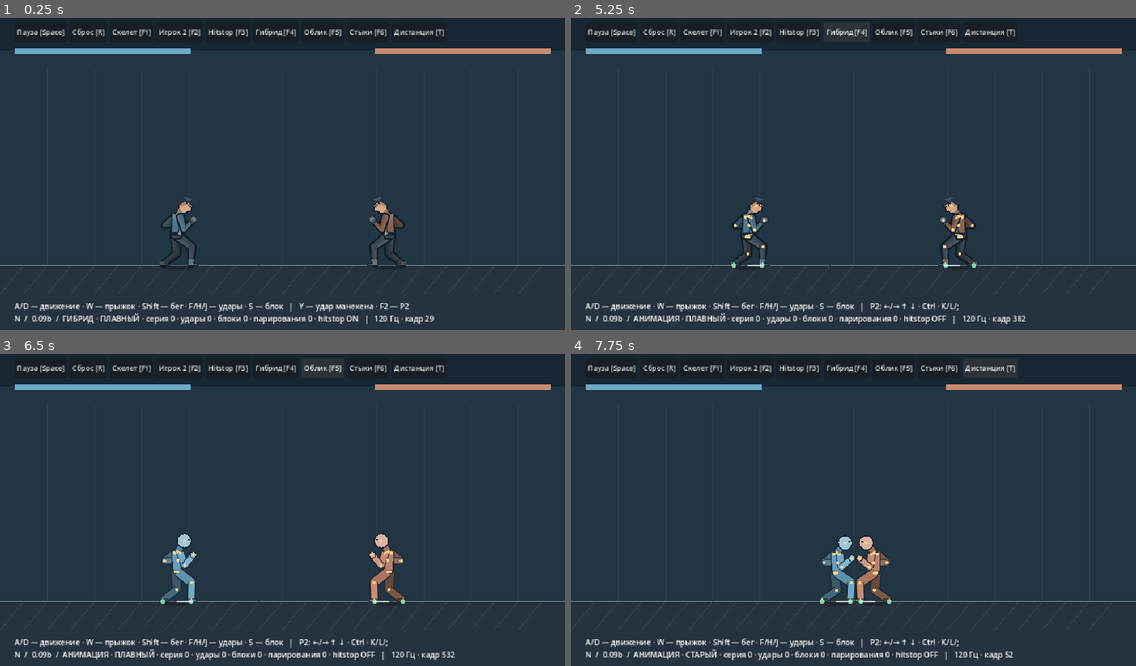
Above: before the commit, frames 1-4 (two rows, left to right).
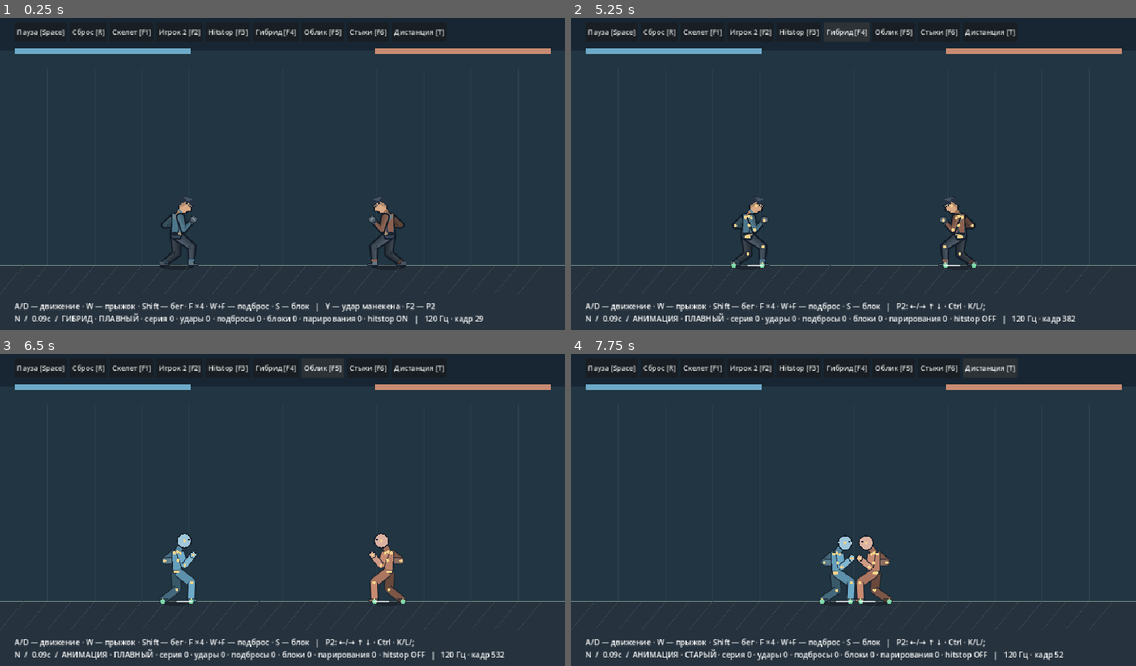
Above: after the commit, the same moments.

Repository: Mefits/Project-N
Game: Godot game, scene res://game/arena.tscn
The game is run twice, just before and just after one commit, with the same random seed, the same clock (stepped at 60 frames per second) and the same inputs.
Inputs:
- Up to frame 1 (0.25 s): no input
- Up to frame 2 (5.25 s): click "Пауза [Space]" at 0.5 s; click "Пуск [Space]" at 1.25 s; click "Сброс [R]" at 2 s; click "Скелет [F1]" at 2.75 s; click "Игрок 2 [F2]" at 3.5 s; click "Hitstop [F3]" at 4.25 s; click "Гибрид [F4]" at 5 s
- Up to frame 3 (6.5 s): click "Облик [F5]" at 5.75 s
- Up to frame 4 (7.75 s): click "Стыки [F6]" at 6.5 s; click "Дистанция [T]" at 7.25 s

The runs differ from the first frame. In frame 1, 1.6% of the frame differs, in the area x 8-86%, y 91-99%; in frame 2, 1.6%; in frame 3, 1.6%; in frame 4, 1.5%.

Commit message:
N 0.09c: alternate uppercut launcher with ballistic hurt flight and landing

Diff:
--- a/game/arena.gd
+++ b/game/arena.gd
@@ -99,14 +99,14 @@
 func _held(key:Key)->bool:return Input.is_physical_key_pressed(key)
 func _physics_process(dt:float)->void:
     if paused:return
-    var left:Dictionary={"move":float(_held(KEY_D))-float(_held(KEY_A)),"jump":_held(KEY_W),"run":_held(KEY_SHIFT),"jab":_held(KEY_F),"heavy":_held(KEY_H),"kick":_held(KEY_J),"guard":_held(KEY_S)}
-    var right:Dictionary={"jab":dummy_jab} if single_player else {"move":float(_held(KEY_RIGHT))-float(_held(KEY_LEFT)),"jump":_held(KEY_UP),"run":_held(KEY_CTRL),"jab":_held(KEY_K),"heavy":_held(KEY_L),"kick":_held(KEY_SEMICOLON),"guard":_held(KEY_DOWN)}
+    var left:Dictionary={"move":float(_held(KEY_D))-float(_held(KEY_A)),"jump":_held(KEY_W) and not _held(KEY_F),"launch":_held(KEY_W),"run":_held(KEY_SHIFT),"jab":_held(KEY_F),"heavy":_held(KEY_H),"kick":_held(KEY_J),"guard":_held(KEY_S)}
+    var right:Dictionary={"jab":dummy_jab} if single_player else {"move":float(_held(KEY_RIGHT))-float(_held(KEY_LEFT)),"jump":_held(KEY_UP) and not _held(KEY_K),"launch":_held(KEY_UP),"run":_held(KEY_CTRL),"jab":_held(KEY_K),"heavy":_held(KEY_L),"kick":_held(KEY_SEMICOLON),"guard":_held(KEY_DOWN)}
     dummy_jab=false
     world.advance(dt,left,right)
     _hud()
     queue_redraw()
 func _hud()->void:
-    hud.text="A/D — движение · W — прыжок · Shift — бег · F/H/J — удары · S — блок   |   "+("Y — удар манекена · F2 — P2" if single_player else "P2: ←/→ ↑ ↓ · Ctrl · K/L/;")+"\nN  /  0.09b  /  "+("ГИБРИД" if world.hybrid_enabled else "АНИМАЦИЯ")+" · "+("ПЛАВНЫЙ" if smooth_skin else "СТАРЫЙ")+" · серия "+str(world.jab_a.chain_count)+" · удары "+str(world.hits)+" · блоки "+str(world.blocks)+" · пар …(157 unchanged characters)…
+    hud.text="A/D — движение · W — прыжок · Shift — бег · F ×4 · W+F — подброс · S — блок   |   "+("Y — удар манекена · F2 — P2" if single_player else "P2: ←/→ ↑ ↓ · Ctrl · K/L/;")+"\nN  /  0.09c  /  "+("ГИБРИД" if world.hybrid_enabled else "АНИМАЦИЯ")+" · "+("ПЛАВНЫЙ" if smooth_skin else "СТАРЫЙ")+" · серия "+str(world.jab_a.chain_count)+" · удары "+str(world.hits)+" · подбросы "+str(world.launches)+" · блоки "+str(world.blocks)+" · пар …(157 unchanged characters)…
 func _segment(a:Vector2,b:Vector2,width:float,c:Color)->void:
     draw_line(a,b,Color("#17202b"),width+3,true)
     draw_line(a,b,c,width,true)
--- a/game/jab.gd
+++ b/game/jab.gd
@@ -3,6 +3,7 @@
 const REACTION=preload("res://game/impact_reaction.gd")
 const KICK=preload("res://game/kick_pose.gd")
 const CHAIN=preload("res://game/chain_pose.gd")
+const LAUNCH=preload("res://game/launch_pose.gd")
 const BUFFER_TICKS=22
 const BLEND_TICKS=5
 const HEAVY_DURATION=58
@@ -61,6 +62,8 @@
 var hurt_heavy:bool=false
 var hurt_style:String=""
 var finish_pending:int=0
+var launch_requested:bool=false
+var launch_buffer:bool=false
 var age:int=-1
 var hurt:int=0
 var hp:int=100
@@ -73,7 +76,7 @@
 var transition_pose:Dictionary={}
 var latch:bool=false
 var queued:bool=false
-func capture(pressed:bool,heavy:bool=false,kick:bool=false,guard:bool=false)->void:
+func capture(pressed:bool,heavy:bool=false,kick:bool=false,guard:bool=false,launch:bool=false)->void:
     if guard and not guard_held:guard_edge=true
     guard_held=guard
     if kick and not kick_latch:
@@ -85,10 +88,12 @@
     elif pressed and not latch:
         queued=true
         queued_kind="jab"
+        launch_requested=launch
     latch=pressed
     heavy_latch=heavy
     kick_latch=kick
 func duration()->int:
+    if kind=="launcher":return LAUNCH.DURATION
     if kind in ["cross","hook"]:return CHAIN.DURATION
     if kind=="finisher":return 56
     if kind=="kick":return KICK.DURATION
@@ -103,6 +108,7 @@
     return p
 func kicking()->bool:return kind in ["kick","finisher"] and age>=0
 func profile()->Dictionary:
+    if kind=="launcher":return {"damage":LAUNCH.DAMAGE,"knockback":100.0,"hurt":116,"freeze":8,"strength":1.65,"heavy":true,"style":"launcher","lift":LAUNCH.LIFT}
     if kind=="cross":return {"damage":9,"knockback":85.0,"hurt":32,"freeze":4,"strength":.85,"heavy":false,"style":"cross"}
     if kind=="hook":return {"damage":16,"knockback":70.0,"hurt":48,"freeze":7,"strength":1.3,"heavy":true,"style":"hook"}
     if kind=="finisher":return {"damage":24,"knockback":260.0,"hurt":50,"freeze":9,"strength":2.1,"heavy":true,"style":"finisher"}
@@ -120,13 +126,26 @@
             age=-1
             chain_count=0
             chain_buffer=0
+            launch_buffer=false
             transition_pose={}
     if queued and queued_kind=="jab" and kind in ["jab","cross","hook"] and age>=0 and hurt==0:
         chain_buffer=BUFFER_TICKS
+        launch_buffer=kind=="hook" and launch_requested
         queued=false
     var cancel:int=19 if kind=="jab" else CHAIN.CANCEL_FROM
     if kind=="hook" and age>=cancel and chain_buffer>0 and contact_hit and hurt==0 and hp>0:
-        if finish_pending==0:finish_pending=40
+        if launch_buffer:
+            transition_pose=_attack_pose()
+            kind="launcher"
+            age=0
+            connected=false
+            contact_hit=false
+            chain_count=4
+            peak_chain=maxi(peak_chain,chain_count)
+            attacks+=1
+            finish_pending=0
+        elif finish_pending==0:finish_pending=40
+        launch_buffer=false
         chain_buffer=0
     if finish_pending>0 and kind=="hook" and age>=0 and hurt==0 and m.grounded and m.swing<0 and absf(m.velocity.x)<=20:
         transition_pose=_attack_pose()
@@ -186,6 +205,7 @@
     queued=false
 func locked()->bool:return age>=0 or hurt>0 or hp<=0 or blockstun>0
 func active()->bool:
+    if kind=="launcher":return age>=LAUNCH.ACTIVE_FROM and age<=LAUNCH.ACTIVE_TO and not connected
     if kind=="finisher":return age>=17 and age<=24 and not connected
     if kind in ["cross","hook"]:return age>=CHAIN.ACTIVE_FROM and age<=CHAIN.ACTIVE_TO and not connected
     if kind=="kick":return age>=KICK.ACTIVE_FROM and age<=KICK.ACTIVE_TO and not connected
@@ -204,6 +224,7 @@
     blockstun=0
 func punish_parried(m,direction:int)->void:
     chain_buffer=0
+    launch_buffer=false
     finish_pending=0
     chain_count=0
     transition_pose={}
@@ -220,6 +241,8 @@
     m.velocity.x=24.0*direction
     reaction.impulse(.6,.8,float(direction*m.facing))
 func receive(m,direction:int,attack:Dictionary,lever:float)->void:
+    finish_pending=0
+    launch_buffer=false
     chain_buffer=0
     chain_count=0
     transition_pose={}
@@ -237,9 +260,12 @@
     kick_pending=0
     m.velocity.x=float(attack.knockback)*direction
     reaction.impulse(float(attack.strength),lever,float(direction*m.facing))
+    if attack.has("lift"):m.launch(float(attack.lift))
 func pose(hybrid:bool=false)->Dictionary:
     if hurt>0:
         var u:float=float(hurt)/hurt_total
+        if hurt_style=="launcher":
+            return {"weight":u*(.75 if hybrid else 1.0),"hip":Vector2(-3,-48),"lean":-30.0,"lead":Vector2(5,21),"rear":Vector2(-9,15),"twist":.55}
         if hurt_style in ["cross","hook","finisher"]:
             var lean:float=-13.0 if hurt_style=="cross" else (-22.0 if hurt_style=="hook" else -34.0)
             return {"weight":u*(.6 if hybrid else 1.0),"hip":Vector2(-4,-48 if hurt_style=="cross" else -43),"lean":lean,"lead":Vector2(9,15) if hurt_style=="cross" else Vector2(-4,18),"rear":Vector2(2,7) if hurt_style=="cross" else Vector2(14,22),"twist":-.6 if hurt_style=="cross" else .7}
@@ -255,8 +281,8 @@
     return _attack_pose()
 func _attack_pose()->Dictionary:
     if kind=="kick":return KICK.pose(age)
-    if kind in ["cross","hook","finisher"]:
-        var target:Dictionary=KICK.pose(int(float(age)*64.0/56.0)) if kind=="finisher" else CHAIN.pose(kind,age)
+    if kind in ["cross","hook","finisher","launcher"]:
+        var target:Dictionary=LAUNCH.pose(age) if kind=="launcher" else (KICK.pose(int(float(age)*64.0/56.0)) if kind=="finisher" else CHAIN.pose(kind,age))
         if not transition_pose.is_empty() and age<BLEND_TICKS:
             var blend:float=smoothstep(0.0,float(BLEND_TICKS),float(age))
             var mixed:Dictionary={"weight":lerpf(float(transition_pose.weight),float(target.weight),blend),"hip":Vector …(323 unchanged characters)…
--- /dev/null
+++ b/game/launch_pose.gd
@@ -0,0 +1,27 @@
+extends RefCounted
+## Rising strike from the linked hook, in facing-right local space.
+const DURATION=44
+const ACTIVE_FROM=10
+const ACTIVE_TO=19
+const LIFT=440.0
+const DAMAGE=20
+const KEYS=[
+    [0,1.0,Vector2(4,-49),14.0,Vector2(24,12),Vector2(9,10)],
+    [6,1.0,Vector2(0,-42),16.0,Vector2(17,25),Vector2(5,11)],
+    [10,1.0,Vector2(8,-49),30.0,Vector2(40,7),Vector2(2,12)],
+    [14,1.0,Vector2(10,-55),30.0,Vector2(38,-16),Vector2(3,14)],
+    [19,1.0,Vector2(6,-55),19.0,Vector2(25,-33),Vector2(8,10)],
+    [26,1.0,Vector2(2,-51),6.0,Vector2(16,-7),Vector2(8,9)],
+    [44,0.0,Vector2(0,-50),0.0,Vector2(20,0),Vector2(7,10)]
+]
+static func pose(t:int)->Dictionary:
+    var a:Array=KEYS[0]
+    var b:Array=KEYS[1]
+    for i in range(1,KEYS.size()):
+        if t<=int(KEYS[i][0]):
+            a=KEYS[i-1]
+            b=KEYS[i]
+            break
+    var u:float=clampf(float(t-int(a[0]))/float(int(b[0])-int(a[0])),0,1)
+    u=u*u*(3-2*u)
+    return {"weight":lerpf(float(a[1]),float(b[1]),u),"hip":Vector2(a[2]).lerp(b[2],u),"lean":lerpf(float(a[3]),float(b[3]),u),"lead":Vector2(a[4]).lerp(b[4],u),"rear":Vector2(a[5]).lerp(b[5],u),"twist":-.6*sin(clampf(float(t)/26,0,1)*PI)}
--- a/game/motion_pose.gd
+++ b/game/motion_pose.gd
@@ -5,6 +5,13 @@
 static func air(m,side:int)->Dictionary:
     var s:float=1.0 if side==0 else -1.0
     var t:float=m.airborne_time
+    if m.launched:
+        var tuck_launch:float=smoothstep(0.0,.13,t)*(1.0-smoothstep(.60,.86,t))
+        var start:Vector2=Vector2(s*24,-2)
+        if m.takeoff_feet.size()==2:start=m.takeoff_feet[side]
+        var target:Vector2=Vector2(27 if side==0 else -13,-24 if side==0 else -11)
+        var foot:Vector2=start.lerp(target,smoothstep(0.0,.15,t)).lerp(Vector2(s*24,-2),smoothstep(.60,.86,t))
+        return {"foot":foot,"hand":Vector2(5,18),"lean":-28.0*tuck_launch,"hip_y":-50.0+5.0*tuck_launch,"phase":clampf(t/.88,0,1)}
     var phase:float=clampf(t/.78,0,1)
     var takeoff:float=smoothstep(0.0,.12,t)
     var tuck:float=smoothstep(.07,.29,t)*(1.0-smoothstep(.43,.70,t))
--- a/game/motor.gd
+++ b/game/motor.gd
@@ -14,6 +14,7 @@
 var velocity:=Vector2.ZERO
 var facing:int=1
 var grounded:bool=true
+var launched:bool=false
 var feet:Array[Vector2]=[]
 var swing:int=-1
 var next_foot:int=0
@@ -68,6 +69,17 @@
     swing_to=Vector2(clampf(pos.x+ahead,32,928),FLOOR)
     swing_t=0
     next_foot=1-index
+func launch(speed:float)->void:
+    takeoff_feet.clear()
+    for foot in feet:takeoff_feet.append(Vector2((foot.x-pos.x)*facing,foot.y-pos.y-2))
+    airborne_time=0
+    velocity.y=-speed
+    grounded=false
+    launched=true
+    swing=-1
+    run_flight=false
+    released_foot=-1
+    flight_lift=0
 func tick(input:Dictionary,opponent_x:float)->void:
     time+=DT
     run_flight=false
@@ -91,7 +103,7 @@
     var backward:bool=axis*facing<0
     var target:float=axis*(96.0 if backward else (RUN if sprint else WALK))
     if input.get("combo_follow",false):target=axis*165.0
-    velocity.x=move_toward(velocity.x,target,DT*(550.0 if input.get("hurt",false) else (2600.0 if input.get("combo_follow",false) else (BRAKE if absf(axis)<.01 else ACCEL))))
+    velocity.x=move_toward(velocity.x,target,DT*(90.0 if launched and not grounded else (550.0 if input.get("hurt",false) else (2600.0 if input.get("combo_follow",false) else (BRAKE if absf(axis)<.01 else ACCEL)))))
     if grounded and jump and not jump_latch:
         takeoff_feet.clear()
         for foot in feet:takeoff_feet.append(Vector2((foot.x-pos.x)*facing,foot.y-pos.y-2))
@@ -110,6 +122,7 @@
         pos.y=FLOOR
         velocity.y=0
         grounded=true
+        launched=false
         land=1
         _plant()
     land=move_toward(land,0,DT*6)
--- a/game/world.gd
+++ b/game/world.gd
@@ -7,6 +7,7 @@
 var hits:int=0
 var blocks:int=0
 var parries:int=0
+var launches:int=0
 var last_result:String=""
 var freeze:int=0
 var frozen_ticks:int=0
@@ -29,8 +30,8 @@
         tick(left,right)
         accumulator=maxf(0,accumulator-M.DT)
 func tick(left:Dictionary,right:Dictionary)->void:
-    jab_a.capture(bool(left.get("jab",false)),bool(left.get("heavy",false)),bool(left.get("kick",false)),bool(left.get("guard",false)))
-    jab_b.capture(bool(right.get("jab",false)),bool(right.get("heavy",false)),bool(right.get("kick",false)),bool(right.get("guard",false)))
+    jab_a.capture(bool(left.get("jab",false)),bool(left.get("heavy",false)),bool(left.get("kick",false)),bool(left.get("guard",false)),bool(left.get("launch",false)))
+    jab_b.capture(bool(right.get("jab",false)),bool(right.get("heavy",false)),bool(right.get("kick",false)),bool(right.get("guard",false)),bool(right.get("launch",false)))
     if freeze>0:
         freeze-=1
         frozen_ticks+=1
@@ -87,17 +88,19 @@
             return J.BLOCK_FREEZE
         _:
             hits+=1
+            if profile.has("lift"):launches+=1
             defender.receive(dst,src.facing,profile,last_lever)
             return int(profile.freeze)
 
 func _motor_input(input:Dictionary,j,m,opponent)->Dictionary:
     # Bounded authored pursuit, only on confirmed linked hand attacks. No teleport or magnetic hit.
     if j.finish_pending>0:return {"lock_facing":true,"settle_kick":true}
-    if j.age>=0 and j.kind in ["cross","hook"]:
+    if j.age>=0 and j.kind in ["cross","hook","launcher"]:
         var gap:float=(opponent.pos.x-m.pos.x)*m.facing
         var goal:float=62.0 if j.kind=="cross" else 59.0
         var approach:float=clampf((gap-goal)/16.0,0,1)
         if gap>115 or absf(opponent.pos.y-m.pos.y)>45:approach=0
+        if j.connected and j.kind=="launcher":approach=0
         if j.connected and j.kind=="cross":approach*=.5
         if j.connected and j.kind=="hook" and j.chain_buffer==0:approach=0
         return {"lock_facing":true,"combo_follow":true,"move":float(m.facing)*approach}
--- /dev/null
+++ b/tests/launch.gd
@@ -0,0 +1,82 @@
+extends SceneTree
+const W=preload("res://game/world.gd")
+const M=preload("res://game/motor.gd")
+const R=preload("res://game/rig.gd")
+var errors:int=0
+func _initialize()->void:call_deferred("_run")
+func check(ok:bool,msg:String)->void:
+    if not ok:errors+=1;push_error(msg)
+func close_world(gap:float=60)->RefCounted:
+    var w=W.new()
+    w.a.separate(150)
+    w.b.separate(w.a.pos.x+gap-w.b.pos.x)
+    w.rig_a.sample(w.a)
+    w.rig_b.sample(w.b)
+    return w
+func run_launch(w,mirror:bool=false,guard:bool=false)->void:
+    var attacker=w.jab_b if mirror else w.jab_a
+    var defender=w.jab_a if mirror else w.jab_b
+    var src=w.b if mirror else w.a
+    var dst=w.a if mirror else w.b
+    var sent:int=0
+    var peak:float=0
+    var air_ticks:int=0
+    var landed:bool=false
+    var had_air:bool=false
+    var last_hits:int=0
+    for i in range(300):
+        var press:bool=i==0 or (sent==1 and attacker.kind=="jab" and attacker.age>=11) or (sent==2 and attacker.kind=="cross" and attacker.age>=11) or (sent==3 and attacker.kind=="hook" and attacker.age>=11)
+        if press:sent+=1
+        var input:Dictionary={"jab":press,"launch":press and sent==4}
+        var other:Dictionary={"guard":guard}
+        var frozen:bool=w.freeze>0
+        var before:Vector2=dst.pos
+        w.tick(other if mirror else input,input if mirror else other)
+        if frozen:check(dst.pos==before,"Hitstop freezes launched root")
+        if w.launches>0:
+            peak=maxf(peak,M.FLOOR-dst.pos.y)
+            if not dst.grounded:
+                had_air=true
+                air_ticks+=1
+                check(defender.locked(),"Launch recovery locked in air")
+                check(dst.launched,"Launched motor state")
+            elif had_air:landed=true
+            check(src.grounded,"Launcher remains on ground")
+        var p:Dictionary=w.rig_a.points if mirror else w.rig_b.points
+        for side in ["near","far"]:
+            check(absf(p["thigh_"+side].distance_to(p["knee_"+side])-R.UPPER_LEG)<.001,"Launch thigh length")
+            check(absf(p["knee_"+side].distance_to(p["foot_"+side])-R.LOWER_LEG)<.001,"Launch shin length")
+            check(p["foot_"+side].y<=M.FLOOR+.01,"No floor penetration")
+        check(w.hits>=last_hits,"Monotonic contact count")
+        last_hits=w.hits
+    if guard or not had_air:
+        check(w.launches==0,"No launch without actual hit")
+    else:
+        check(w.hits==4 and w.launches==1 and attacker.peak_chain==4,"Four contacts, one launcher")
+        check(defender.hp==45,"Launch branch damage")
+        check(peak>85 and peak<105 and air_ticks>90,"Ballistic launch height and duration")
+        check(landed and dst.grounded and not dst.launched and absf(dst.pos.y-M.FLOOR)<.01,"Lands and clears launch state")
+        check(not defender.locked(),"Control returns after landing")
+        print("N launch peak: ",peak," px; air ticks: ",air_ticks,"; mirror: ",mirror)
+func _run()->void:
+    var w=close_world()
+    run_launch(w)
+    check(w.launches==1 and w.jab_a.kind=="launcher","Launch branch selected")
+    var mirror=close_world()
+    run_launch(mirror,true)
+    check(mirror.launches==1,"Mirror launch")
+    var far=close_world(170)
+    run_launch(far)
+    check(far.hits==0 and far.launches==0,"Whiff cannot launch")
+    var blocked=close_world()
+    for i in range(25):blocked.tick({},{"guard":true})
+    run_launch(blocked,false,true)
+    check(blocked.blocks==1 and blocked.launches==0,"Blocked string cannot launch")
+    var direct=close_world()
+    direct.jab_a.kind="launcher"
+    direct.jab_a.age=0
+    direct.jab_a.chain_count=4
+    for i in range(70):direct.tick({},{"guard":true})
+    check(direct.blocks+direct.parries==1 and direct.launches==0 and direct.b.grounded,"Defended launcher cannot lift")
+    print("N launch failures: ",errors)
+    quit(0 if errors==0 else 1)
--- a/tests/skin.gd
+++ b/tests/skin.gd
@@ -38,5 +38,21 @@
             w.tick(input,{"guard":mode=="guard"})
             check_rig(w.rig_a)
             check_rig(w.rig_b)
+    for mirror in [false,true]:
+        var w=W.new()
+        w.a.separate(150)
+        w.b.separate(w.a.pos.x+60-w.b.pos.x)
+        w.rig_a.sample(w.a)
+        w.rig_b.sample(w.b)
+        var attacker=w.jab_b if mirror else w.jab_a
+        var sent:int=0
+        for i in range(240):
+            var press:bool=i==0 or (sent==1 and attacker.kind=="jab" and attacker.age>=11) or (sent==2 and attacker.kind=="cross" and attacker.age>=11) or (sent==3 and attacker.kind=="hook" and attacker.age>=11)
+            if press:sent+=1
+            var input:Dictionary={"jab":press,"launch":press and sent==4}
+            w.tick({} if mirror else input,input if mirror else {})
+            check_rig(w.rig_a)
+            check_rig(w.rig_b)
+        if w.launches!=1:errors+=1
     print("N skin contours checked: ",checked,"; failures: ",errors)
     quit(0 if errors==0 else 1)
--- a/tests/visual.gd
+++ b/tests/visual.gd
@@ -80,7 +80,7 @@
     if parry:
         if scene.world.parries!=1 or scene.world.hits!=1:push_error("Parry capture mismatch");quit(1)
     elif scene.world.blocks!=1 or scene.world.hits!=0:push_error("Block capture mismatch");quit(1)
-func chain_sequence(scene,name:String,mirror:bool=false,finish:bool=false)->void:
+func chain_sequence(scene,name:String,mirror:bool=false,finish:bool=false,launch:bool=false)->void:
     scene.world=W.new()
     scene.world.a.separate(150)
     scene.world.b.separate(scene.world.a.pos.x+60-scene.world.b.pos.x)
@@ -89,18 +89,19 @@
     scene.debug=false
     DirAccess.make_dir_recursive_absolute("res://reports/"+name)
     var sent:int=0
-    for frame in range(82 if finish else 60):
+    for frame in range(88 if launch else (82 if finish else 60)):
         for i in range(4):
             var n:int=frame*4+i
             var attacker=scene.world.jab_b if mirror else scene.world.jab_a
             var press:bool=n==12 or (sent==1 and attacker.kind=="jab" and attacker.age>=11) or (sent==2 and attacker.kind=="cross" and attacker.age>=11) or (finish and sent==3 and attacker.kind=="hook" and attacker.age>=11)
             if press:sent+=1
-            var input:Dictionary={"jab":press}
+            var input:Dictionary={"jab":press,"launch":launch and press and sent==4}
             scene.world.tick({} if mirror else input,input if mirror else {})
         scene._hud()
         scene.queue_redraw()
         await capture(name+"/frame_%03d"%frame)
     if scene.world.hits!=(4 if finish else 3):push_error("Chain capture mismatch "+name);quit(1)
+    if launch and scene.world.launches!=1:push_error("Launch capture mismatch");quit(1)
 func check_skin(scene,state:Dictionary,tick0:int)->void:
     if scene.world.ticks!=tick0 or scene.world.rig_a.points!=state:
         push_error("Skin altered simulation")
@@ -164,6 +165,8 @@
     await chain_sequence(scene,"chain")
     await chain_sequence(scene,"chain_mirror",true)
     await chain_sequence(scene,"chain_four",false,true)
+    await chain_sequence(scene,"chain_launch",false,true,true)
+    await chain_sequence(scene,"launch_mirror",true,true,true)
     var state:Dictionary=scene.world.rig_a.points.duplicate(true)
     var tick0:int=scene.world.ticks
     scene._toggle_skin()
Not shown, changed: docs/CHECKPOINT.md
Not shown, changed: docs/PLAN.md
